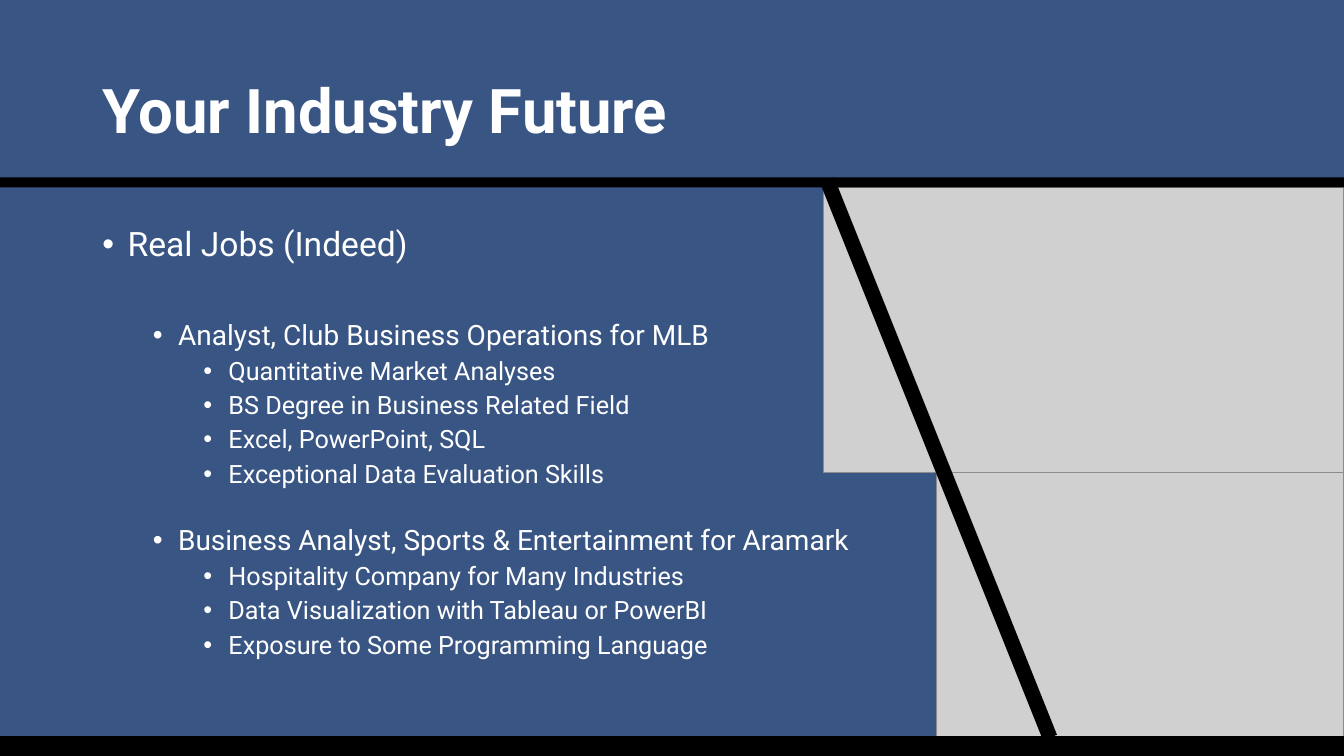
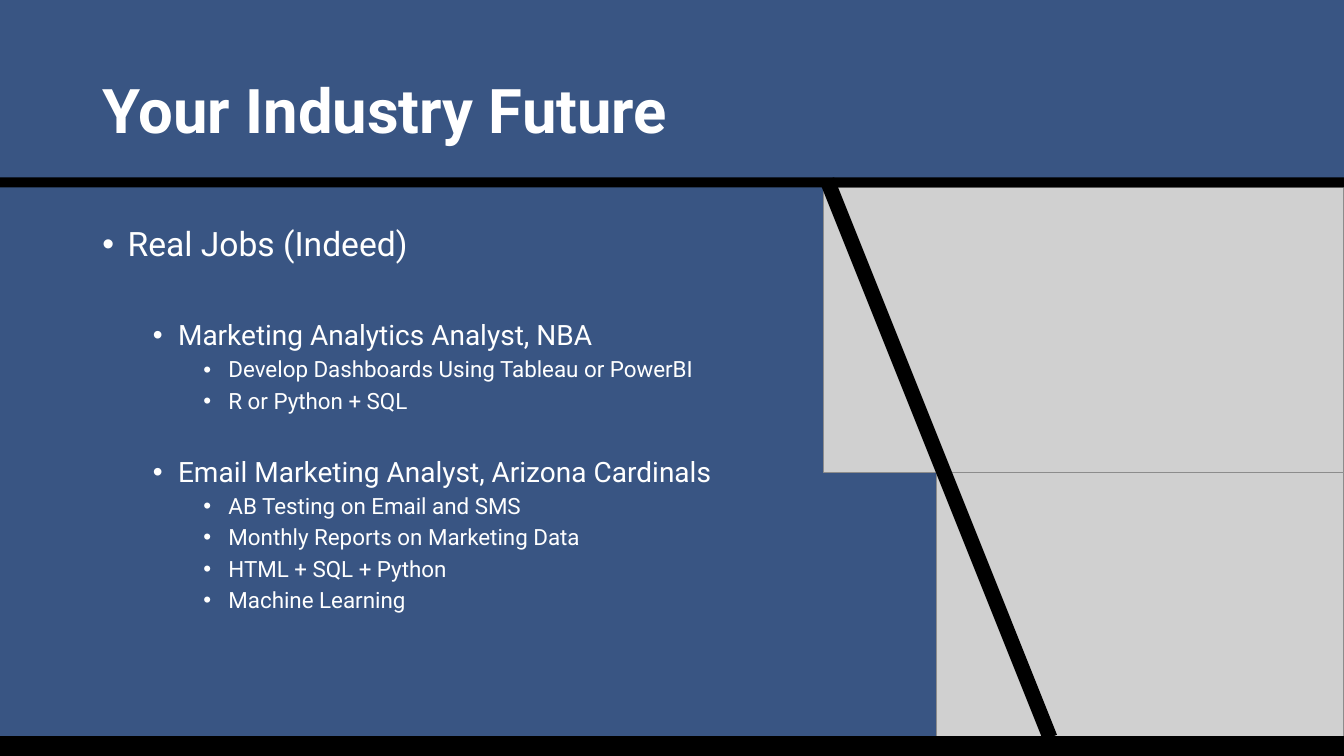
Before and after one commit to SuperMarioGiacomazzo/STOR538_WEBSITE, a slide deck: slide 20 of Slides/Sports Analytics 3/Sports_Analytics_3_Lecture.pptx. Drawn at 1344x756 pixels with LibreOffice and Linux fonts; fonts in the diff are those of the drawing; grey boxes stand for pictures. Boxes give left, top, right and bottom in pixels: in the first picture for what was removed or moved away, otherwise in the second. Text is boxed around its words. In the diff, an @@ line names an element or a change of style, - is before the commit and + after.

```diff
--- a/Slides/Sports Analytics 3/Sports_Analytics_3_Lecture.pptx
+++ b/Slides/Sports Analytics 3/Sports_Analytics_3_Lecture.pptx
@@ text at [178,324,711,613]: text changed; size 18 to 16 pt @@
-  • Analyst, Club Business Operations for MLB
-    • Quantitative Market Analyses
-    • BS Degree in Business Related Field
-    • Excel, PowerPoint, SQL
-    • Exceptional Data Evaluation Skills
-  • Business Analyst, Sports & Entertainment for Aramark
-    • Hospitality Company for Many Industries
-    • Data Visualization with Tableau or PowerBI
-    • Exposure to Some Programming Language
+  • Marketing Analytics Analyst, NBA
+    • Develop Dashboards Using Tableau or PowerBI
+    • R or Python + SQL
+  • Email Marketing Analyst, Arizona Cardinals
+    • AB Testing on Email and SMS
+    • Monthly Reports on Marketing Data
+    • HTML + SQL + Python
+    • Machine Learning
```
Also in this commit, not shown: 5 other slides changed, 3 other files.
